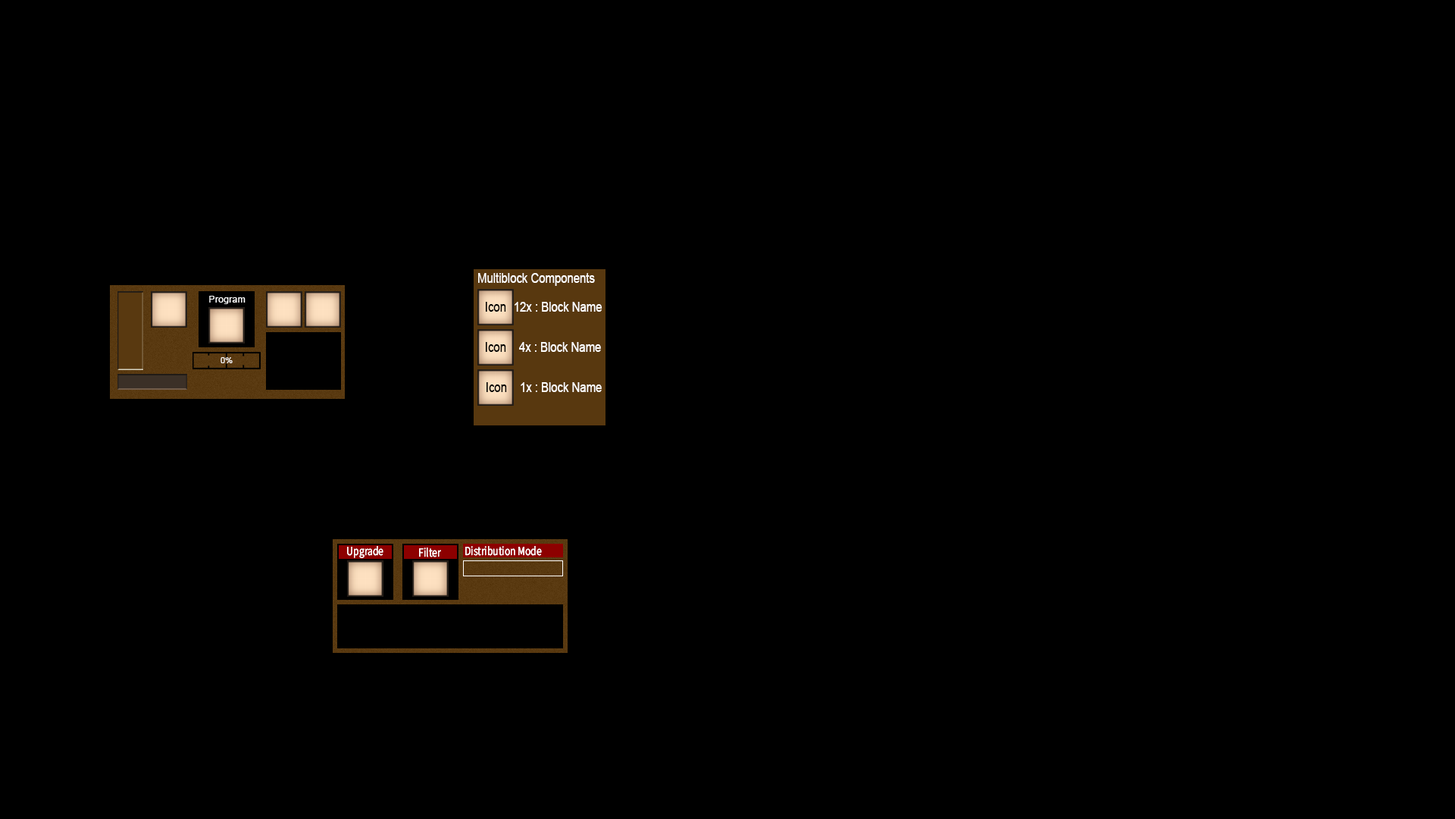
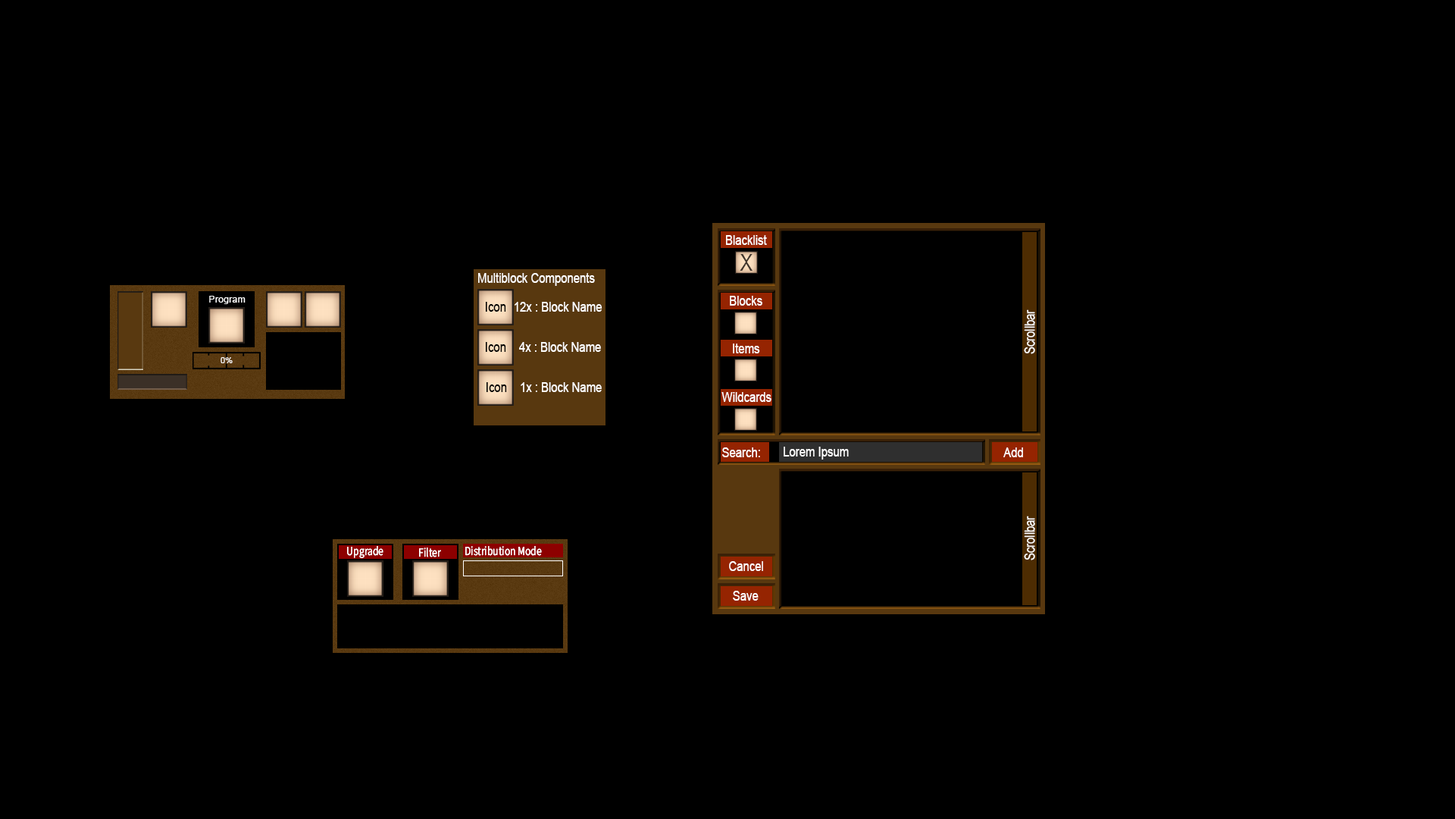
Comparing the layer stacks of the two 1455x819 images. Changes:
added group "PipeFilterGUI" with 38 layers above "Layer 18" over [712, 222, 1046, 614]
added layer "Layer 31" in group "PipeFilterGUI" over [1022, 231, 1037, 432]
added layer "Layer 32" in group "PipeFilterGUI" over [1022, 472, 1037, 605]
added layer "SearchInset" (1st of 2, in "PipeFilterGUI") in group "PipeFilterGUI" over [779, 468, 1041, 609]
added group "TextBounds" with 8 layers in group "PipeFilterGUI" over [720, 231, 1038, 606]
added layer "Layer 33" in group "TextBounds" over [720, 292, 773, 310]
added layer "Layer 33 copy" in group "TextBounds" over [720, 339, 773, 357]
added layer "Layer 33 copy 2" in group "TextBounds" over [720, 388, 773, 406]
added layer "Layer 33 copy 3" in group "TextBounds" over [720, 231, 773, 248]
added layer "Layer 34" in group "TextBounds" over [720, 441, 770, 462]
added layer "Layer 35" in group "TextBounds" over [992, 441, 1038, 462]
added layer "Layer 36" in group "TextBounds" over [720, 556, 773, 577]
added layer "Layer 36 copy" in group "TextBounds" over [720, 585, 773, 606]
added layer "Optionbackground" in group "PipeFilterGUI" over [717, 289, 776, 436]
added layer "CancelButton" in group "PipeFilterGUI" over [717, 553, 776, 580]
added layer "SaveButton" in group "PipeFilterGUI" over [717, 582, 776, 609]
added layer "AddButton" in group "PipeFilterGUI" over [989, 438, 1041, 465]
added layer "Lorem Ipsum" in group "PipeFilterGUI" over [783, 446, 849, 460]
added layer "SearchText" in group "PipeFilterGUI" over [779, 441, 983, 462]
added layer "SearchInset" (2nd of 2, in "PipeFilterGUI") in group "PipeFilterGUI" over [717, 438, 986, 465]
added layer "FilterInset" in group "PipeFilterGUI" over [779, 228, 1041, 436]
added layer "BlkListInset" in group "PipeFilterGUI" over [717, 228, 776, 286]
added layer "Layer 23" in group "PipeFilterGUI" over [712, 222, 1046, 614]
…and 15 more changes (15 added)
